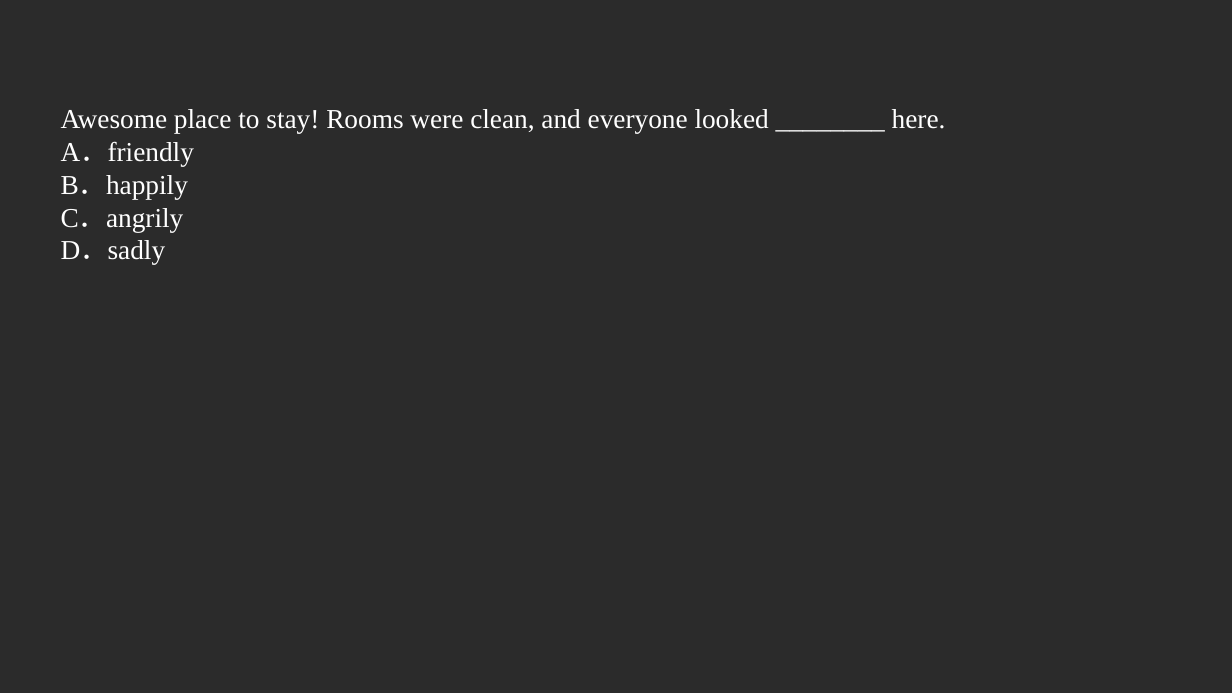
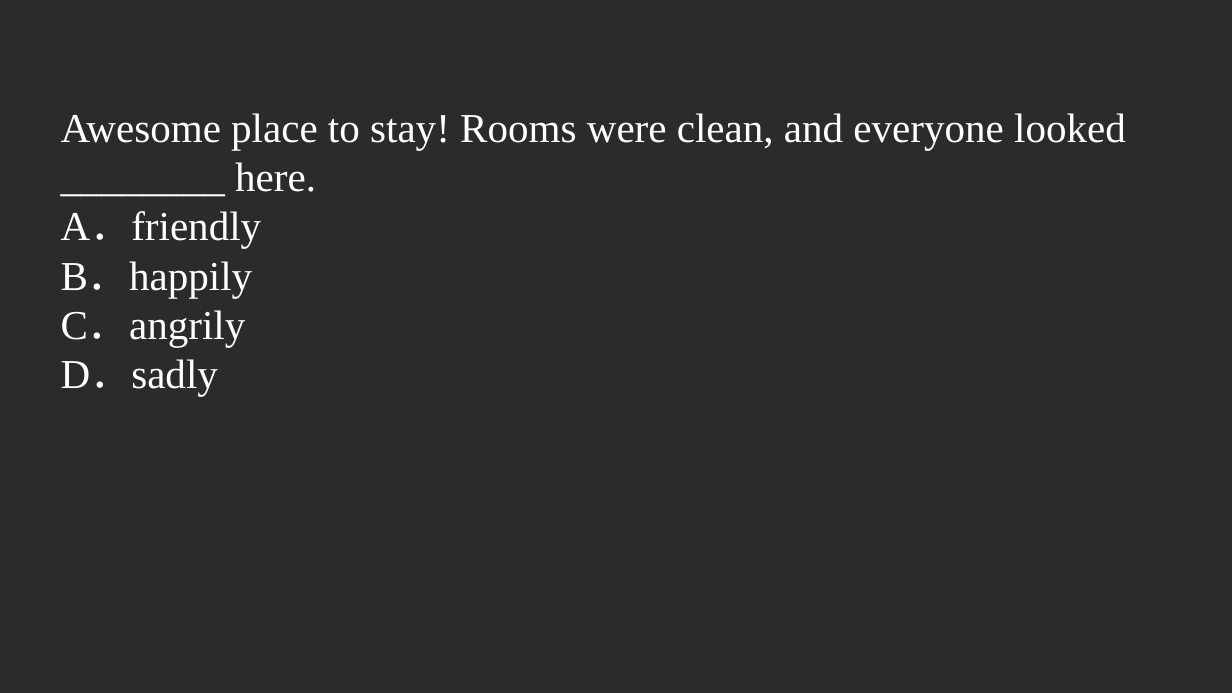
Before and after one commit to evan-gyy/XQFTools, a slide deck: slide 14 of PaperExport/exe/dist/13、2019杨浦二模.pptx. Drawn at 1232x693 pixels with LibreOffice and Linux fonts; fonts in the diff are those of the drawing; background and template pictures are left out; a plain dark background stands for a picture behind light text. Boxes give left, top, right and bottom in pixels: in the first picture for what was removed or moved away, otherwise in the second. Text is boxed around its words. In the diff, an @@ line names an element or a change of style, - is before the commit and + after.

Commit message:
update: text size of PPT auto-modified

```diff
--- a/PaperExport/exe/dist/13、2019杨浦二模.pptx
+++ b/PaperExport/exe/dist/13、2019杨浦二模.pptx
@@ text "Awesome place to stay! Rooms ..." at (61,113,1126,396): size 16 to 24 pt @@
```
Also in this commit, not shown: 35 other slides changed, 15 other files.
